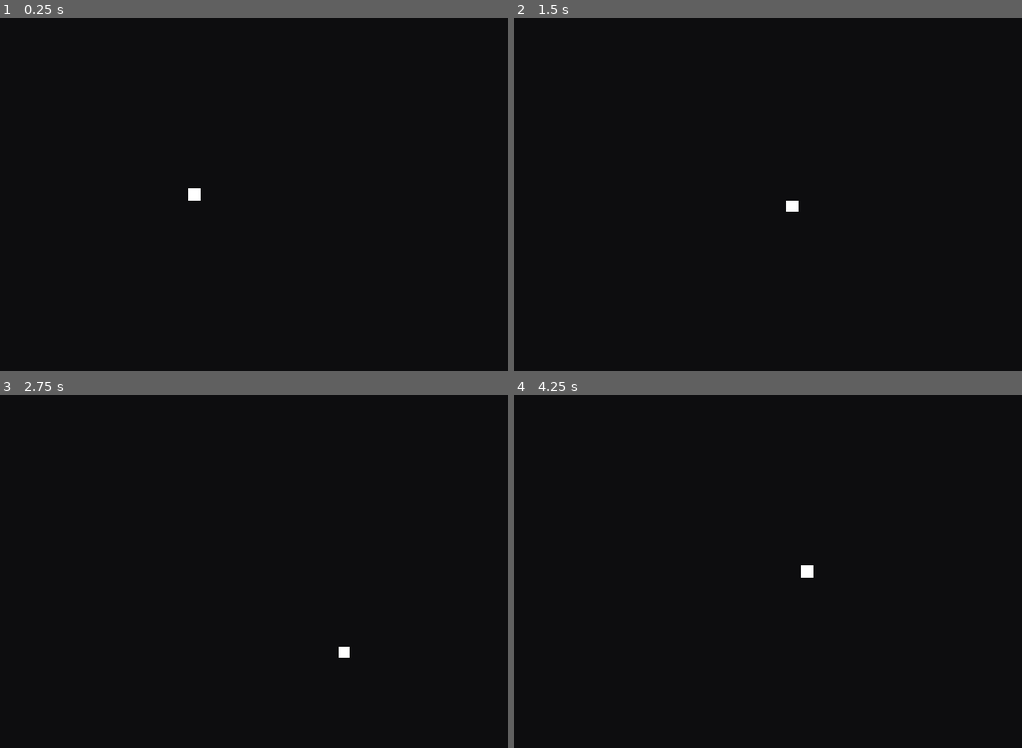
Above: before the commit, frames 1-4 (two rows, left to right).
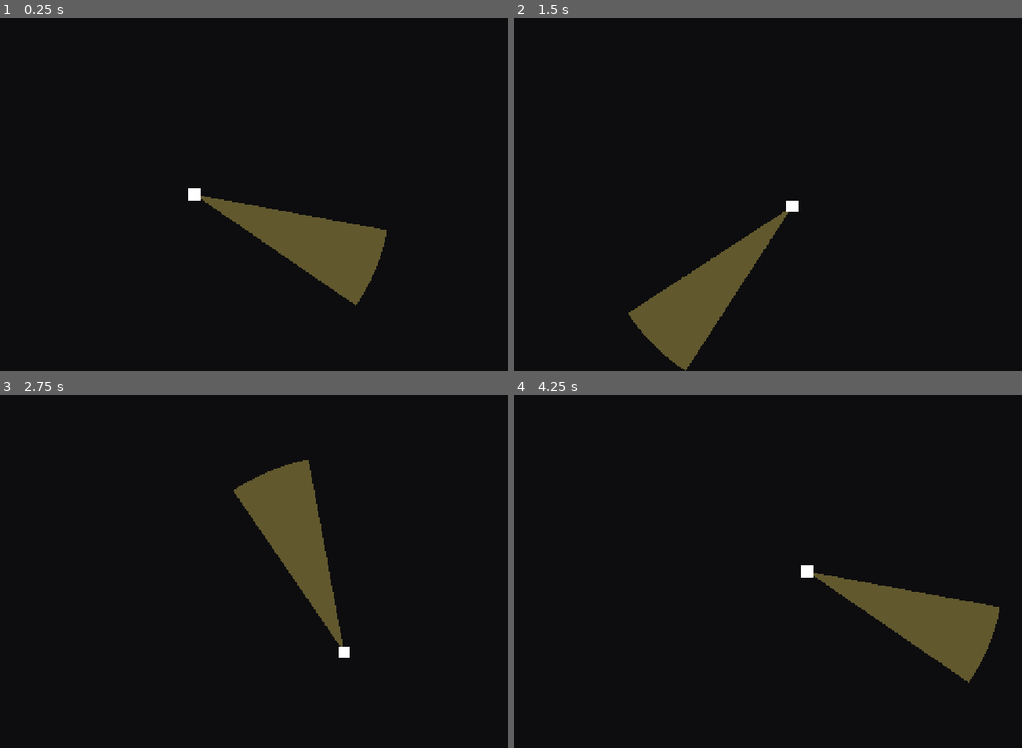
Above: after the commit, the same moments.

Repository: YaroslavChmyr/lighthouse-defence
Game: Godot game, scene res://main.tscn
The game is run twice, just before and just after one commit, with the same random seed, the same clock (stepped at 60 frames per second) and the same inputs.
Inputs:
- Up to frame 1 (0.25 s): no input
- Up to frame 2 (1.5 s): hold D (move_right) 0.53-1.28 s; hold S (move_down) from 1.28 s (still down)
- Up to frame 3 (2.75 s): release S (move_down) at 2.03 s; hold D (move_right) from 2.03 s (still down)
- Up to frame 4 (4.25 s): release D (move_right) at 2.78 s; hold W (move_up) 2.78-3.53 s; hold Left (move_left) from 3.53 s (still down)

The runs differ from the first frame. In frame 1, 4.5% of the frame differs, in the area x 39-77%, y 50-82%; in frame 2, 4.5%; in frame 3, 4.5%, in the area x 45-68%, y 18-72%; in frame 4, 4.5%.

Commit message:
Slice 2: the beam sweeps
beam_angle advances in _physics_process so slice 3's hit checks stay
deterministic relative to movement; the wedge is only redrawn in _process
and never read back. Angles are stored in radians to match the hit math in
DESIGN.md, but exported with radians_as_degrees so tuning happens in degrees.

Beam is the first child of Player so it draws under the square.

Also commits the editor's own re-save of project.godot (it strips
aspect="keep" because keep is the default) and the player.gd.uid file
Godot 4.4+ generates.

Co-Authored-By: Claude Opus 5 <noreply@anthropic.com>

Diff:
--- /dev/null
+++ b/entities/beam/beam.gd
@@ -0,0 +1,27 @@
+extends Node2D
+
+const ARC_SEGMENTS := 16
+
+@export_range(0.0, 720.0, 1.0, "radians_as_degrees") var sweep_speed: float = deg_to_rad(90.0)
+@export_range(0.5, 90.0, 0.5, "radians_as_degrees") var beam_half_width: float = deg_to_rad(12.0)
+@export_range(1.0, 1500.0, 1.0) var beam_range: float = 400.0
+@export var beam_color: Color = Color(1.0, 0.9, 0.4, 0.35)
+
+var beam_angle: float = 0.0
+
+
+func _physics_process(delta: float) -> void:
+	beam_angle = fposmod(beam_angle + sweep_speed * delta, TAU)
+
+
+func _process(_delta: float) -> void:
+	queue_redraw()
+
+
+func _draw() -> void:
+	var points := PackedVector2Array([Vector2.ZERO])
+	var start_angle := beam_angle - beam_half_width
+	var step := beam_half_width * 2.0 / ARC_SEGMENTS
+	for i in ARC_SEGMENTS + 1:
+		points.append(Vector2.from_angle(start_angle + step * i) * beam_range)
+	draw_colored_polygon(points, beam_color)
--- /dev/null
+++ b/entities/beam/beam.tscn
@@ -0,0 +1,6 @@
+[gd_scene format=3]
+
+[ext_resource type="Script" path="res://entities/beam/beam.gd" id="1_uuvug"]
+
+[node name="Beam" type="Node2D" unique_id=580645278]
+script = ExtResource("1_uuvug")
--- a/entities/player/player.tscn
+++ b/entities/player/player.tscn
@@ -1,6 +1,7 @@
 [gd_scene format=3]
 
 [ext_resource type="Script" path="res://entities/player/player.gd" id="1_symyc"]
+[ext_resource type="PackedScene" path="res://entities/beam/beam.tscn" id="2_abrql"]
 
 [sub_resource type="RectangleShape2D" id="RectangleShape2D_abrql"]
 size = Vector2(24, 24)
@@ -8,6 +9,8 @@
 [node name="Player" type="CharacterBody2D" unique_id=1692181849]
 collision_mask = 0
 script = ExtResource("1_symyc")
+
+[node name="Beam" parent="." unique_id=580645278 instance=ExtResource("2_abrql")]
 
 [node name="ColorRect" type="ColorRect" parent="." unique_id=1591633848]
 offset_left = -12.0
--- a/project.godot
+++ b/project.godot
@@ -20,7 +20,6 @@
 window/size/viewport_width=1280
 window/size/viewport_height=720
 window/stretch/mode="canvas_items"
-window/stretch/aspect="keep"
 
 [input]
 
@@ -51,9 +50,9 @@
 
 [layer_names]
 
+2d_physics/layer_1="player"
 2d_physics/layer_2="enemy"
 2d_physics/layer_3="walls"
-2d_physics/layer_1="player"
 
 [physics]
 
Not shown, added: entities/player/player.gd.uid
